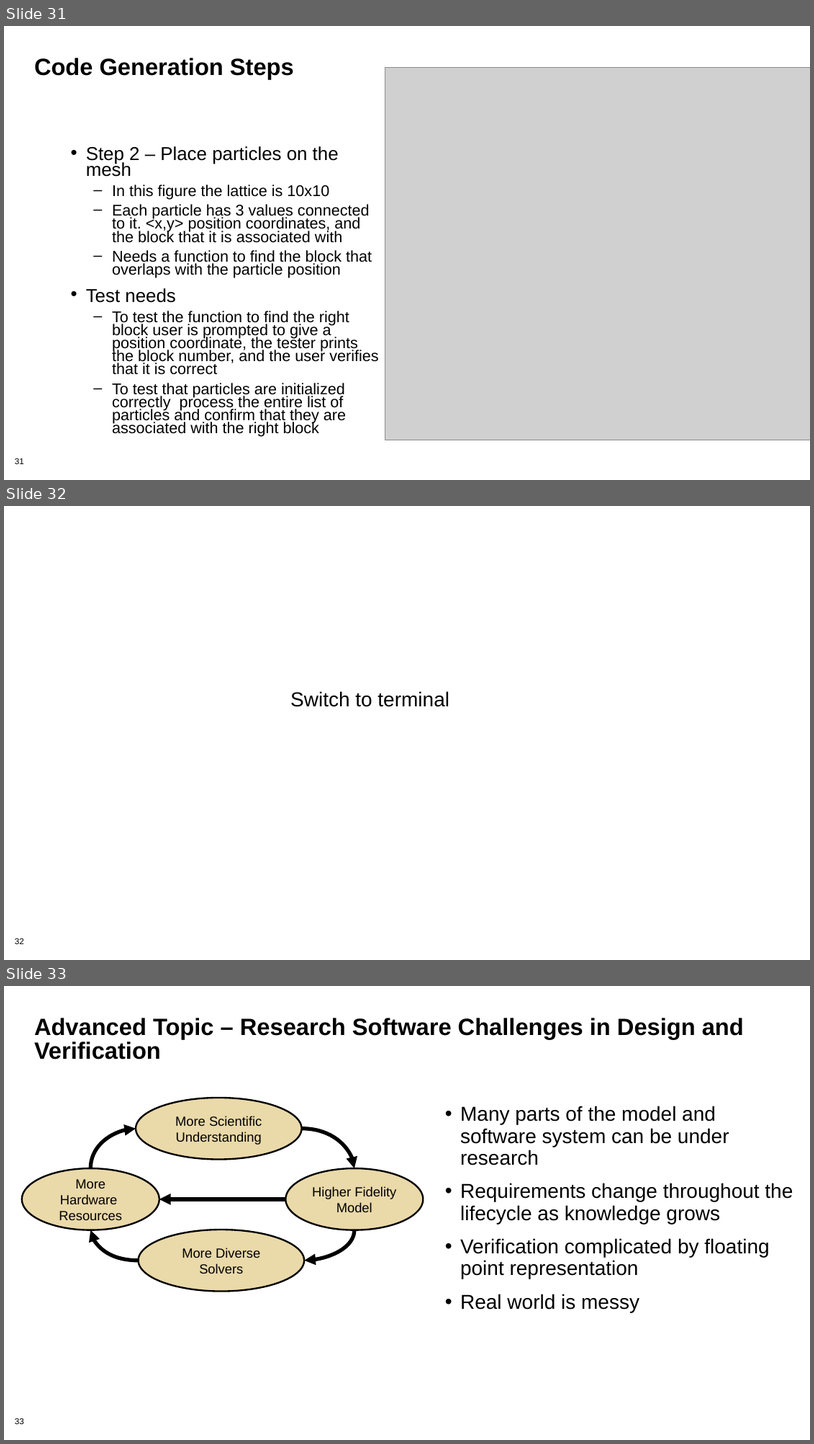
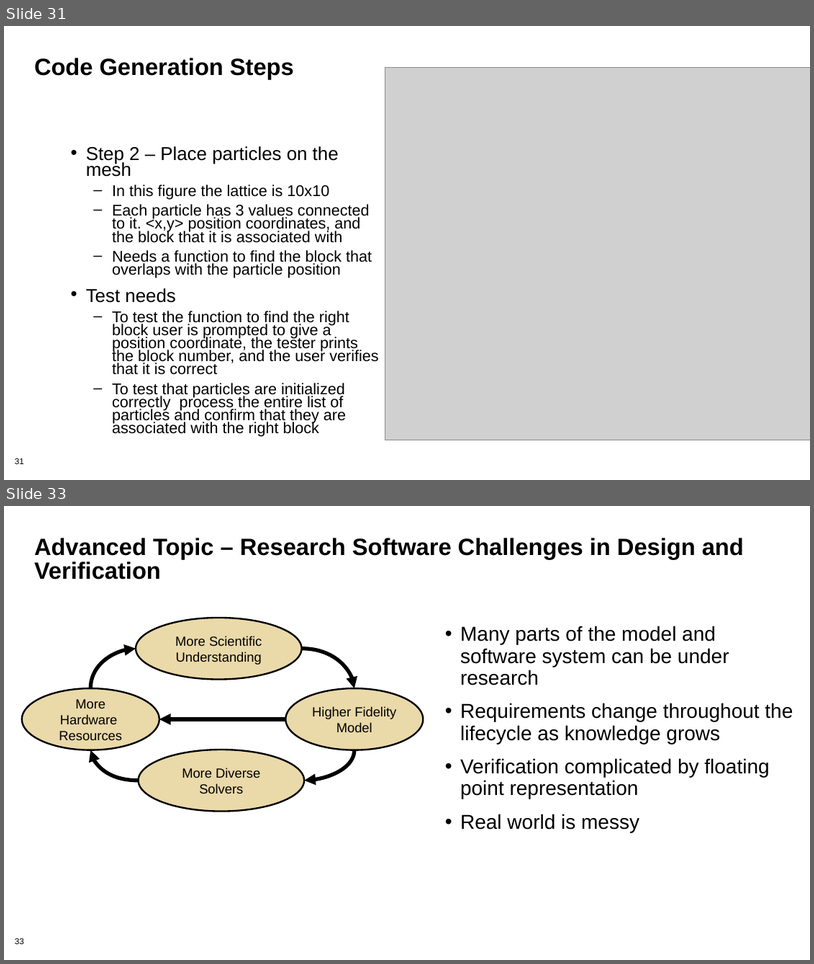
Before and after one commit to bssw-tutorial/presentations, a slide deck: dev-test-llm.pptx. Shown one above the other, each under a label of ours: slides 31, 32 and 33 before the commit, slides 31 and 33 after it; the slides between them are not shown. The pictures are 814x1444 and 814x964 pixels, drawn with LibreOffice and Linux fonts; fonts in the diff are those of the drawing; grey boxes stand for pictures. Boxes give left, top, right and bottom in pixels: in the first picture for what was removed or moved away, otherwise in the second. Text is boxed around its words. In the diff, an @@ line names an element or a change of style, - is before the commit and + after.

```diff
--- a/dev-test-llm.pptx
+++ b/dev-test-llm.pptx
@@ slide 32 removed at [4, 506, 810, 960], background #FFFFFF; not listed: 1 template element that a slide beside it also shows @@
@@ text removed at [291, 691, 450, 707] @@
-Switch to terminal
```
Also in this commit, not shown: 1 slide changed, 1 slide added.
